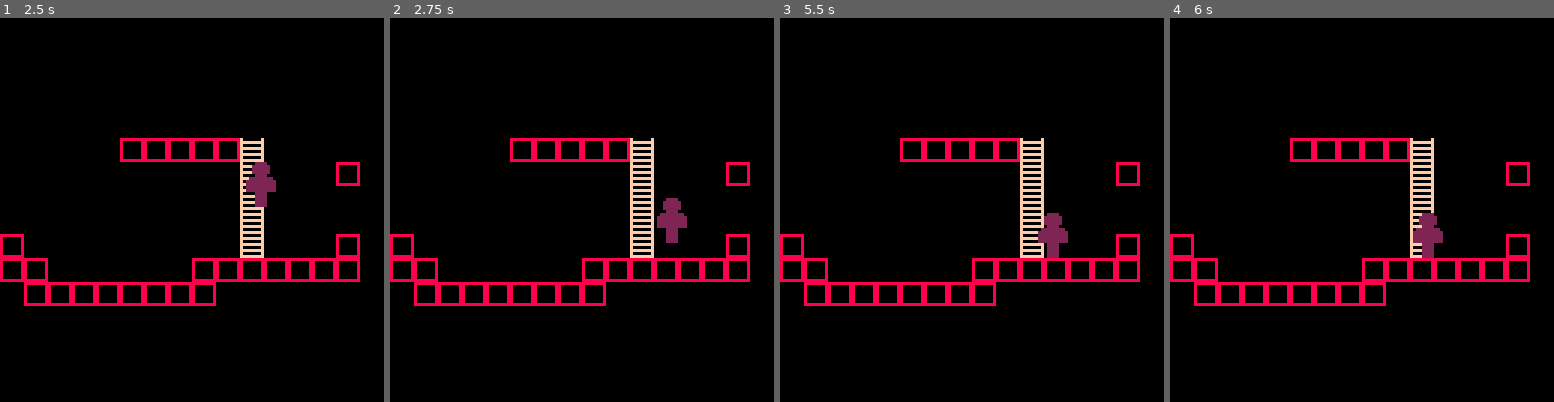
Above: before the commit, frames 1-4 (left to right).
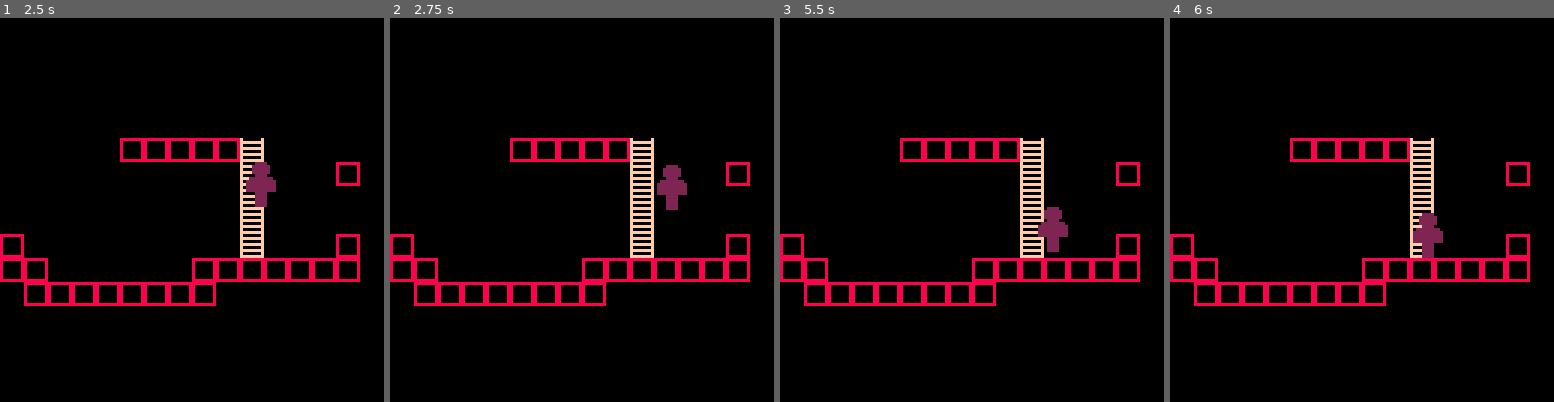
Above: after the commit, the same moments.

Repository: keatontate/gmtk-jam-2025
Game: PICO-8 cartridge src/loop-game.p8
The game is run twice, just before and just after one commit, with the same random seed, the same clock (stepped at 60 frames per second) and the same inputs.
Inputs:
- Up to frame 1 (2.5 s): hold Right 1.6-2.1 s; hold Up 2.15-2.42 s; hold Right from 2.47 s (still down)
- Up to frame 2 (2.75 s): keep holding Right
- Up to frame 3 (5.5 s): release Right at 3.03 s; hold Left 3.08-3.58 s; hold Down 3.63-3.97 s; hold Right 4.02-4.68 s; hold Up 4.73-5.03 s; hold Left from 5.08 s (still down)
- Up to frame 4 (6 s): release Left at 5.68 s; hold Down from 5.73 s (still down)

Frame 1 is identical in both runs. In frame 2, 1.0% of the frame differs, in the area x 69-78%, y 38-59%; in frame 3, 0.3%; in frame 4, nothing differs.

Commit message:
Got ladder working okay for a first prototype

Diff:
--- a/src/character.lua
+++ b/src/character.lua
@@ -21,7 +21,22 @@
   return fget(tile, 0)
 end
 
+function is_ladder(x, y)
+  local tile_x = flr(x / 8)
+  local tile_y = flr(y / 8)
+  local tile = mget(tile_x, tile_y)
+
+  -- check if the flag is 1
+  return fget(tile, 1)
+end
+
 function update_pl()
+
+  -- ladder turns off gravity
+  on_ladder = false
+  if is_ladder(pl.x, pl.y) then
+    on_ladder = true
+  end
 
   -- check collissions
   can_move_down = true
@@ -53,27 +68,39 @@
   if (btn(1)) and can_move_right pl.x += pl.spd
 
   -- jump
-  if (btn(2) and pl.grounded and can_move_up) then
-    pl.grounded = false
-    pl.velo = jump
+  if on_ladder then
+    if btn(2) then
+      pl.y -= pl.spd
+    end
+    if btn(3) and can_move_down then
+      pl.y += pl.spd
+    end
+  else
+    if (btn(2) and pl.grounded and can_move_up) then
+      pl.grounded = false
+      pl.velo = jump
+    end
+
+    -- enables gravity
+    if not pl.grounded then
+      pl.velo += gravity
+    end
+
+    local new_y = pl.y + pl.velo
+
+    -- update player y based on vel
+    if can_move_down then
+      pl.y = new_y
+      pl.grounded = false
+    else
+      pl.y = flr((new_y + pl.h) / 8) * 8 - 16
+      pl.velo = 0
+      pl.grounded = true
+    end
   end
 
-  -- enables gravity
-  if not pl.grounded then
-    pl.velo += gravity
-  end
 
-  local new_y = pl.y + pl.velo
 
-  -- update player y based on vel
-  if can_move_down then
-    pl.y = new_y
-    pl.grounded = false
-  else
-    pl.y = flr((new_y + pl.h) / 8) * 8 - 16
-    pl.velo = 0
-    pl.grounded = true
-  end
 
 end
 
